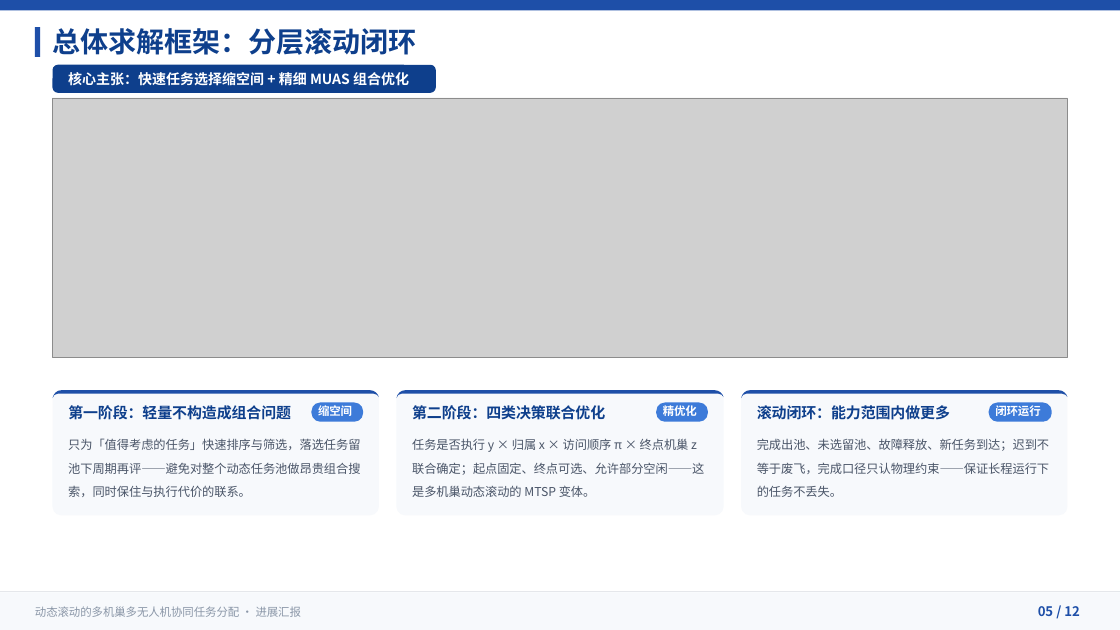
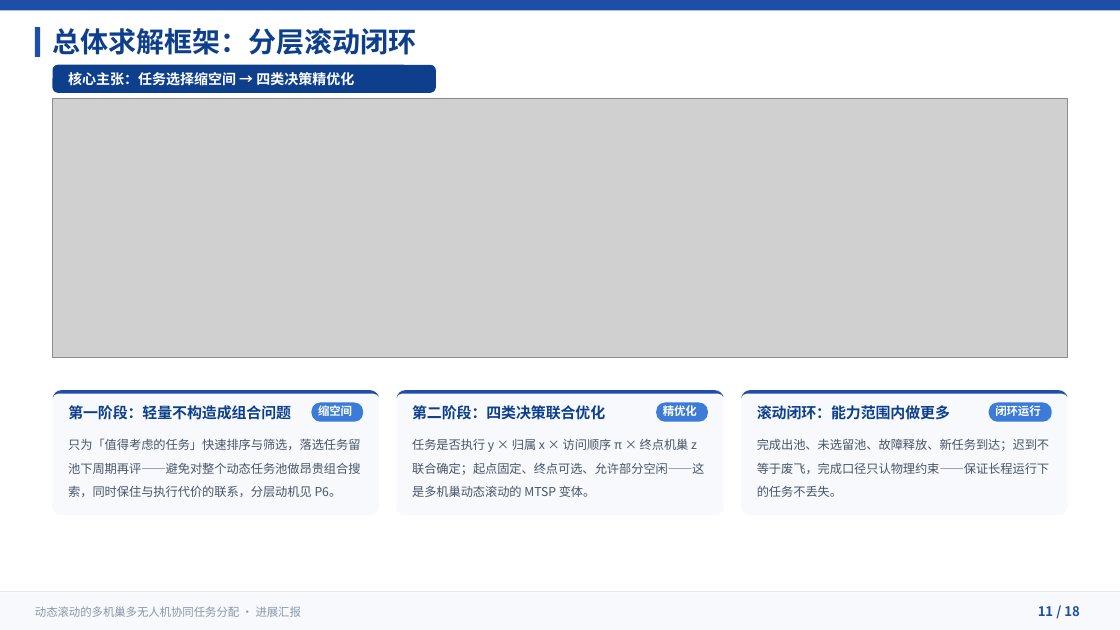
Before and after one commit to 909347194/ExperimentForGraduation, a slide deck: slide 11 of UAV协同任务分配方法-进展汇报/UAV协同任务分配方法-进展汇报.pptx (slide 5 before the commit). Drawn at 1120x630 pixels with LibreOffice and Linux fonts; fonts in the diff are those of the drawing; grey boxes stand for pictures. Boxes give left, top, right and bottom in pixels: in the first picture for what was removed or moved away, otherwise in the second. Text is boxed around its words. In the diff, an @@ line names an element or a change of style, - is before the commit and + after.

```diff
--- a/UAV协同任务分配方法-进展汇报/UAV协同任务分配方法-进展汇报.pptx
+++ b/UAV协同任务分配方法-进展汇报/UAV协同任务分配方法-进展汇报.pptx
@@ text at <box>68,72,354,86</box>: text changed @@
-核心主张：快速任务选择缩空间 + 精细 MUAS 组合优化
+核心主张：任务选择缩空间 → 四类决策精优化
@@ text at <box>68,438,360,497</box>: text changed @@
-只为「值得考虑的任务」快速排序与筛选，落选任务留池下周期再评——避免对整个动态任务池做昂贵组合搜索，同时保住与执行代价的联系。
+只为「值得考虑的任务」快速排序与筛选，落选任务留池下周期再评——避免对整个动态任务池做昂贵组合搜索，同时保住与执行代价的联系，分层动机见 P6。
@@ text at <box>1038,606,1080,616</box>: text changed @@
-05 / 12
+11 / 18
```
Also in this commit, not shown: 11 other slides changed, 6 slides added, 2 other files.
